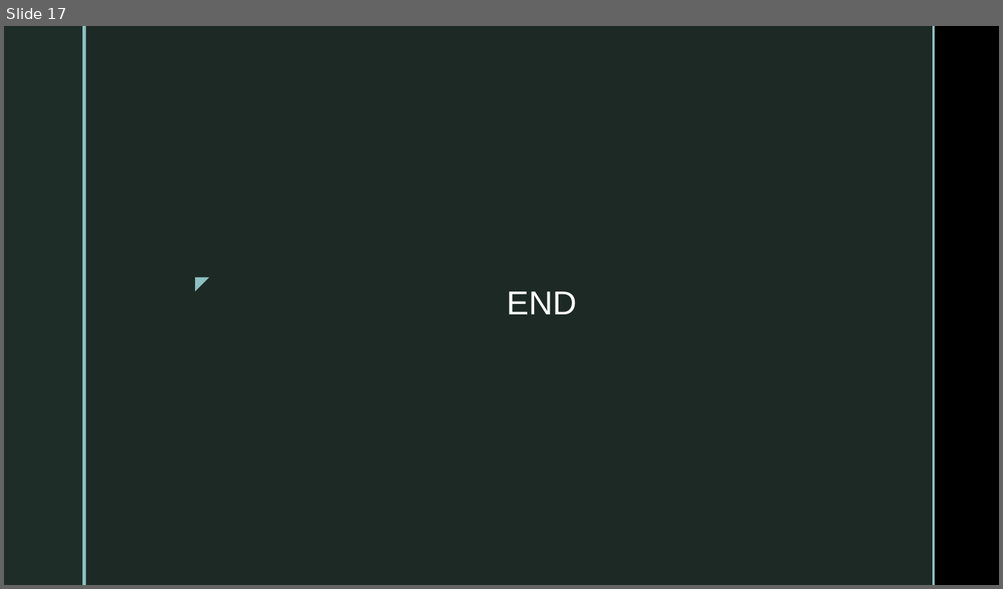
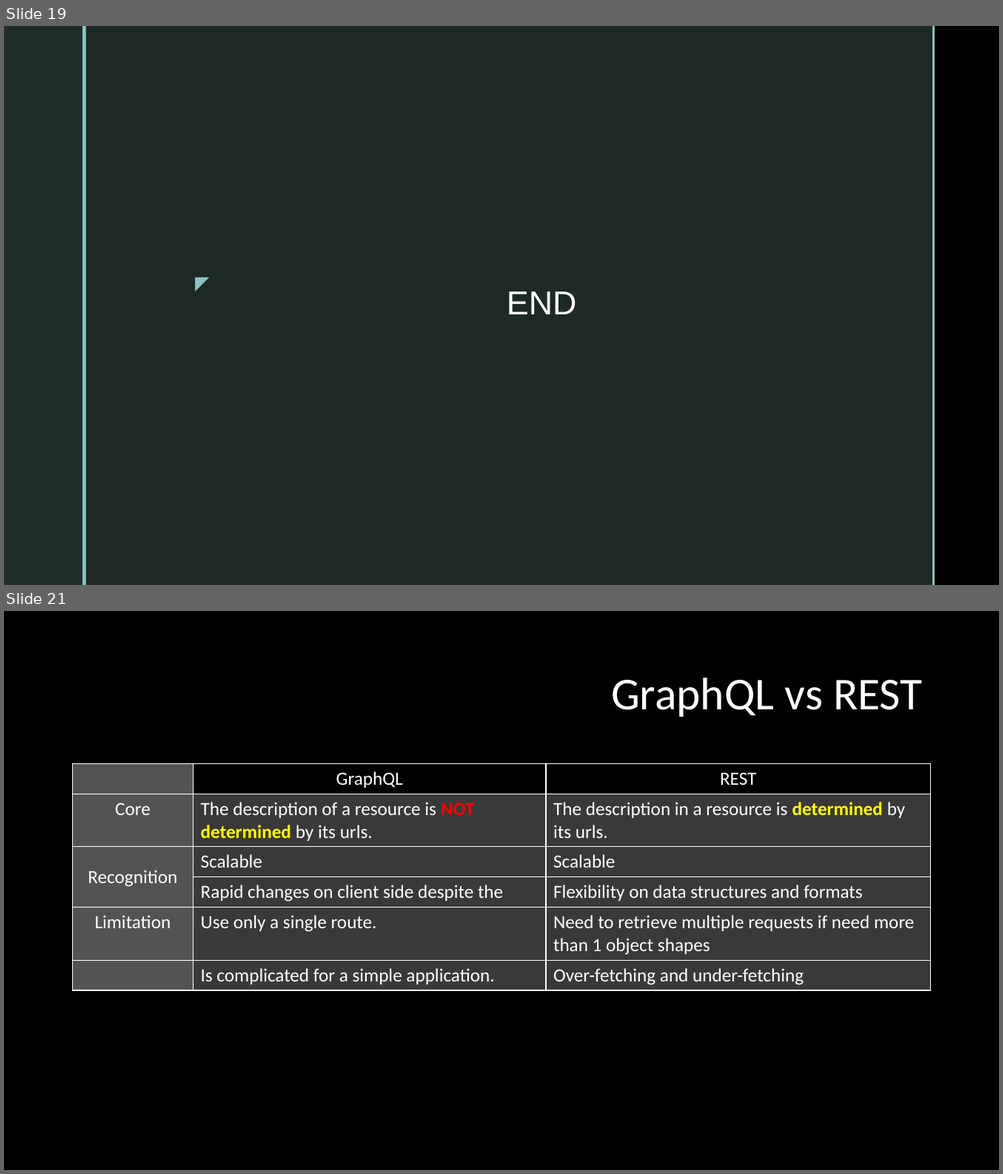
Before and after one commit to dtvu94/Apollo-Server-Client, a slide deck: Docs/Apollo_Server.pptx. Shown one above the other, each under a label of ours: slide 17 before the commit, slides 19 and 21 after it; the slides between them are not shown. The pictures are 1003x589 and 1003x1174 pixels, drawn with LibreOffice and Linux fonts; fonts in the diff are those of the drawing; background and template pictures are left out. Boxes give left, top, right and bottom in pixels: in the first picture for what was removed or moved away, otherwise in the second. Text is boxed around its words. In the diff, an @@ line names an element or a change of style, - is before the commit and + after.

Commit message:
Update slide

```diff
--- a/Docs/Apollo_Server.pptx
+++ b/Docs/Apollo_Server.pptx
@@ slide 21 added at [4,611,999,1170], background #000000 @@
@@ title added at [611,678,922,717], 44 pt, text #FFFFFF @@
+GraphQL vs REST
@@ table added at [73,764,930,989], 6 rows, 3 columns @@
+ | GraphQL | REST
+Core | The description of a resource is NOT determined by its urls. | The description in a resource is determined by its urls.
+Recognition | Scalable | Scalable
+ | Rapid changes on client side despite the | Flexibility on data structures and formats
+Limitation | Use only a single route. | Need to retrieve multiple requests if need more than 1 object shapes
+ | Is complicated for a simple application. | Over-fetching and under-fetching
@@ what was slide 17 is now slide 19 @@
```
Also in this commit, not shown: 4 other slides added, 3 other files.
